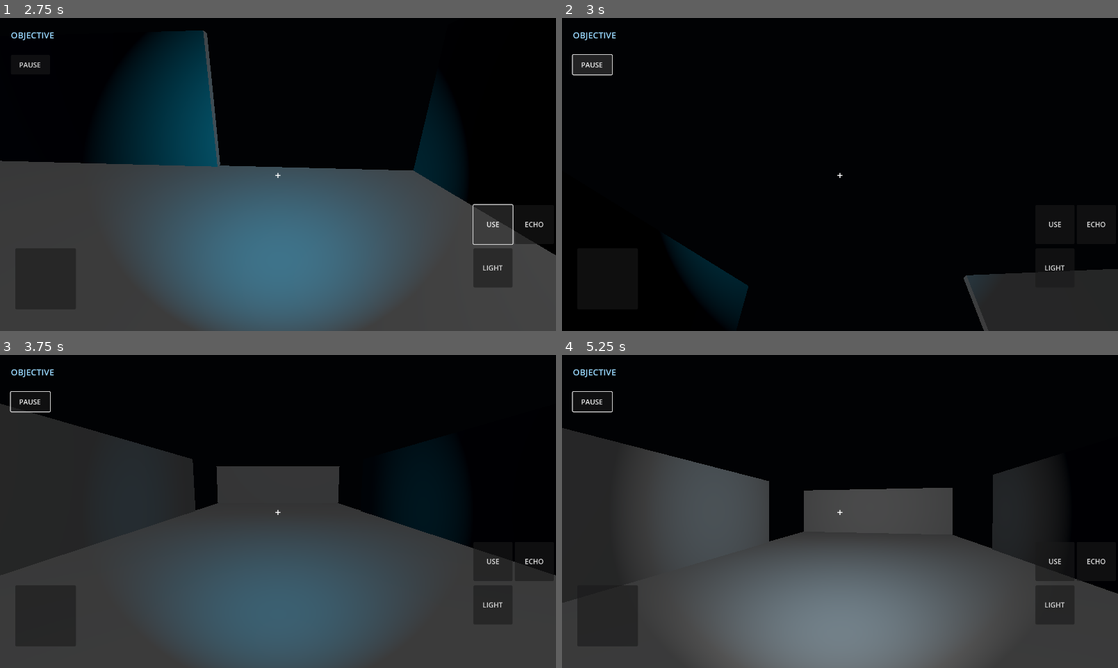
Above: before the commit, frames 1-4 (two rows, left to right).
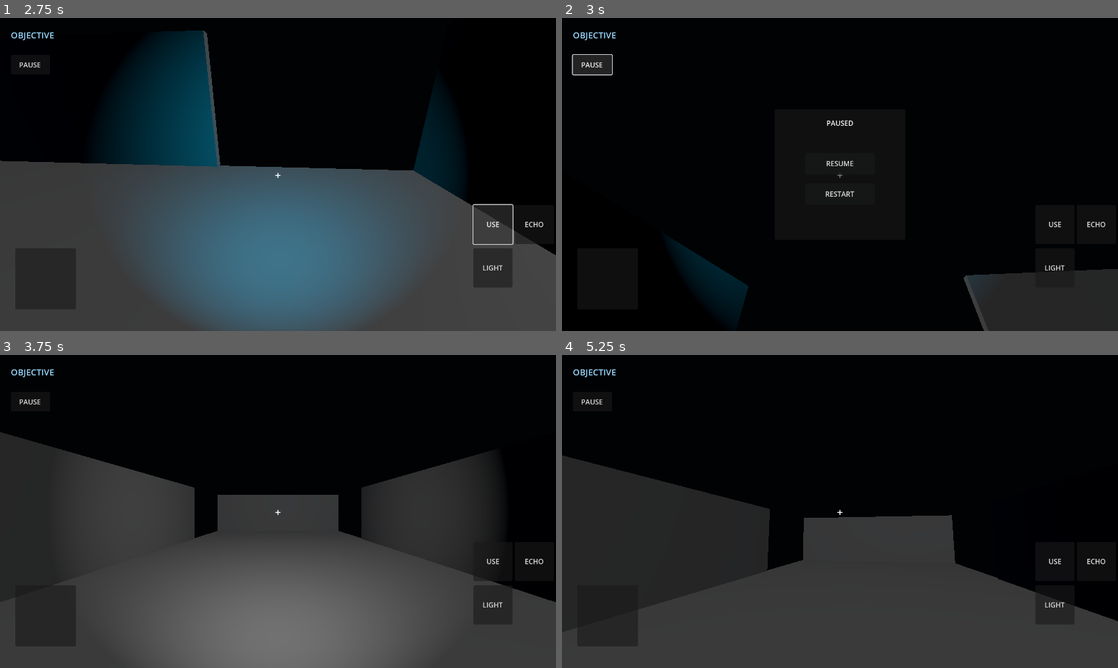
Above: after the commit, the same moments.

Repository: saimerawais1-collab/Echo-Lost
Game: Godot game, scene res://main.tscn
Two runs of this game, one before a commit and one after it. Both use one fixed random seed, a clock stepped at 60 frames per second and the inputs below.
Inputs (mouse positions are in pixels of both pictures, inside the frame that each line leads up to):
- Up to frame 1 (2.75 s): click "LIGHT" at 0.5 s; click "ECHO" at 1.25 s; click "USE" at 2 s
- Up to frame 2 (3 s): click "PAUSE" at 2.75 s
- Up to frame 3 (3.75 s): click (278, 530) at 3.5 s, where only the run after the commit has a clickable "RESTART"
- Up to frame 4 (5.25 s): move the mouse to (867, 511) at 4.27 s; hold Up (ui_up) from 4.28 s (still down); tap E at 4.35 s; move the mouse to (812, 511) at 5.02 s; tap F at 5.1 s

Frame 1 is identical in both runs. In frame 2, 0.2% of the frame differs, in the area x 47-53%, y 32-58%; in frame 3, 25%; in frame 4, 33%, in the area x 0-100%, y 11-100%.

Commit message:
Update GameManager.gd

Diff:
--- a/scripts/GameManager.gd
+++ b/scripts/GameManager.gd
@@ -13,56 +13,50 @@
 
 
 func _ready() -> void:
-	add_to_group("GameManager")
+    add_to_group("GameManager")
 
-	# Connect mobile HUD controls
-	if ui and player:
-		ui.flashlight_pressed.connect(player.toggle_flashlight)
-		ui.resonance_pressed.connect(player.toggle_resonance)
-		ui.interact_pressed.connect(player.interact)
+    ui.flashlight_pressed.connect(player.toggle_flashlight)
+    ui.resonance_pressed.connect(player.toggle_resonance)
+    ui.interact_pressed.connect(player.interact)
+    ui.pause_pressed.connect(toggle_pause)
+    ui.resume_pressed.connect(resume_game)
+    ui.restart_pressed.connect(restart_game)
 
-	# Connect objective updates to HUD
-	if objective_manager and ui:
-		objective_manager.objective_changed.connect(ui.set_objective)
-
-	# Connect pause menu controls
-	if ui:
-		ui.resume_pressed.connect(resume_game)
-		ui.restart_pressed.connect(restart_game)
+    objective_manager.objective_changed.connect(ui.set_objective)
 
 
 func show_message(message: String) -> void:
-	if ui:
-		ui.show_message(message)
+    ui.show_message(message)
+
+
+func toggle_pause() -> void:
+    if is_paused:
+        resume_game()
+    else:
+        pause_game()
 
 
 func pause_game() -> void:
-	if is_paused:
-		return
+    if is_paused:
+        return
 
-	is_paused = true
-	get_tree().paused = true
-	game_paused.emit()
+    is_paused = true
+    ui.set_pause_state(true)
+    get_tree().paused = true
+    game_paused.emit()
 
 
 func resume_game() -> void:
-	if not is_paused:
-		return
+    if not is_paused:
+        return
 
-	is_paused = false
-	get_tree().paused = false
-	game_resumed.emit()
+    is_paused = false
+    ui.set_pause_state(false)
+    get_tree().paused = false
+    game_resumed.emit()
 
 
 func restart_game() -> void:
-	is_paused = false
-	get_tree().paused = false
-	get_tree().reload_current_scene()
-
-
-func _notification(what: int) -> void:
-	if what == NOTIFICATION_WM_GO_BACK_REQUEST:
-		if is_paused:
-			resume_game()
-		else:
-			pause_game()
+    is_paused = false
+    get_tree().paused = false
+    get_tree().reload_current_scene()
